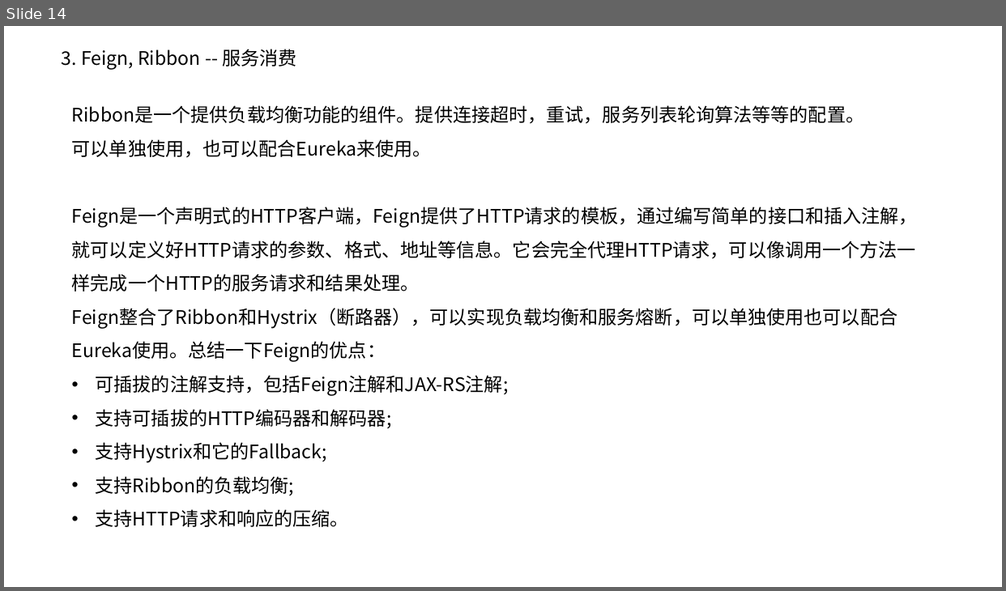
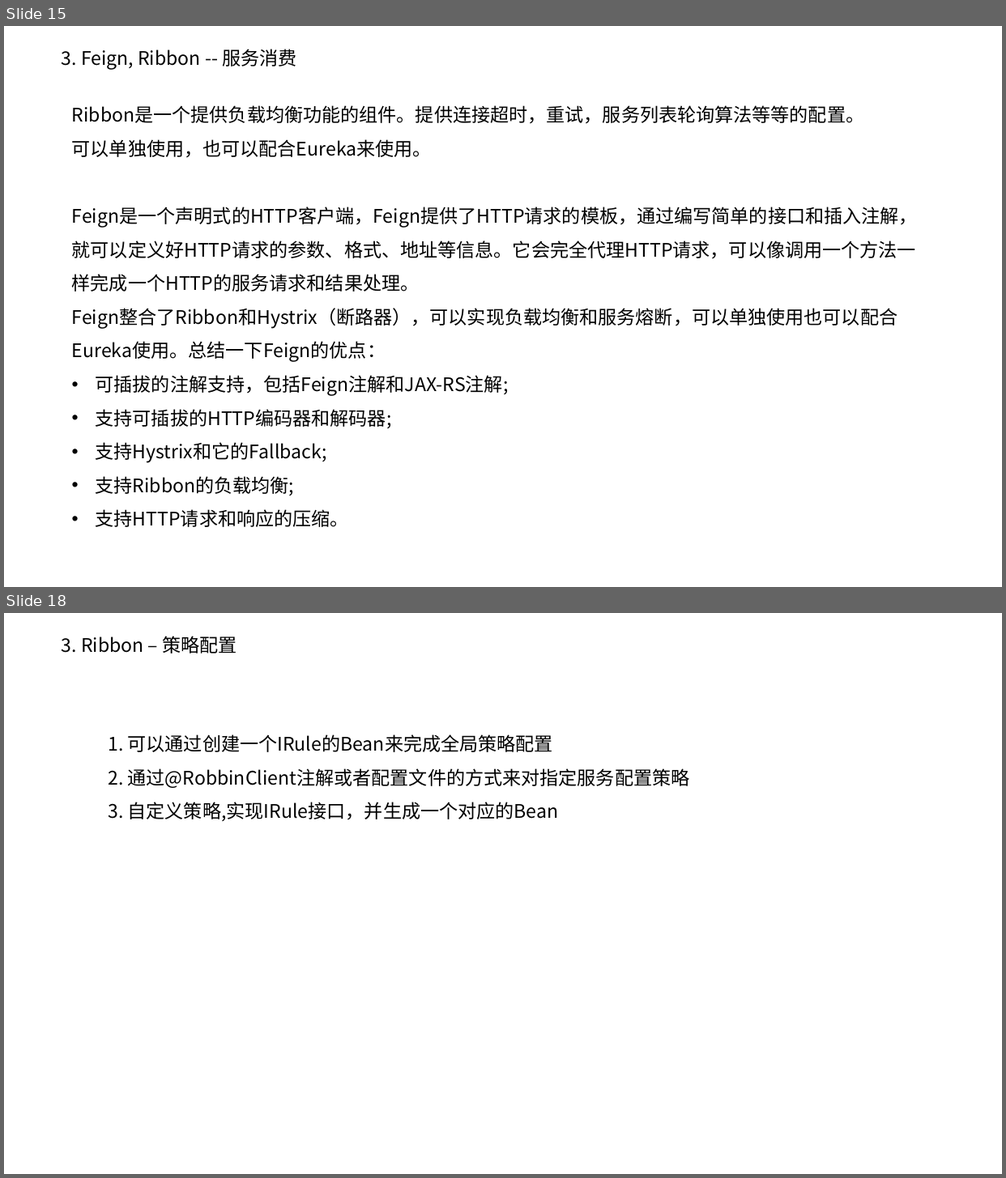
Before and after one commit to pd269hao/demo, a slide deck: doc/技术分享-SpringCloud-20190708.pptx. Shown one above the other, each under a label of ours: slide 14 before the commit, slides 15 and 18 after it; the slides between them are not shown. The pictures are 1006x591 and 1006x1178 pixels, drawn with LibreOffice and Linux fonts; fonts in the diff are those of the drawing; background and template pictures are left out. Boxes give left, top, right and bottom in pixels: in the first picture for what was removed or moved away, otherwise in the second. Text is boxed around its words. In the diff, an @@ line names an element or a change of style, - is before the commit and + after.

```diff
--- a/doc/技术分享-SpringCloud-20190708.pptx
+++ b/doc/技术分享-SpringCloud-20190708.pptx
@@ slide 18 added at <box>4,613,1002,1174</box>, background #FFFFFF @@
@@ text added at <box>62,636,236,653</box>, 18 pt, text #000000 @@
+3. Ribbon – 策略配置
@@ text added at <box>108,735,690,821</box>, 18 pt, text #000000 @@
+1. 可以通过创建一个IRule的Bean来完成全局策略配置
+2. 通过@RobbinClient注解或者配置文件的方式来对指定服务配置策略
+3. 自定义策略,实现IRule接口，并生成一个对应的Bean
@@ what was slide 14 is now slide 15 @@
```
Also in this commit, not shown: 1 slide changed, 3 other slides added, 4 slides removed, 1 other file.
